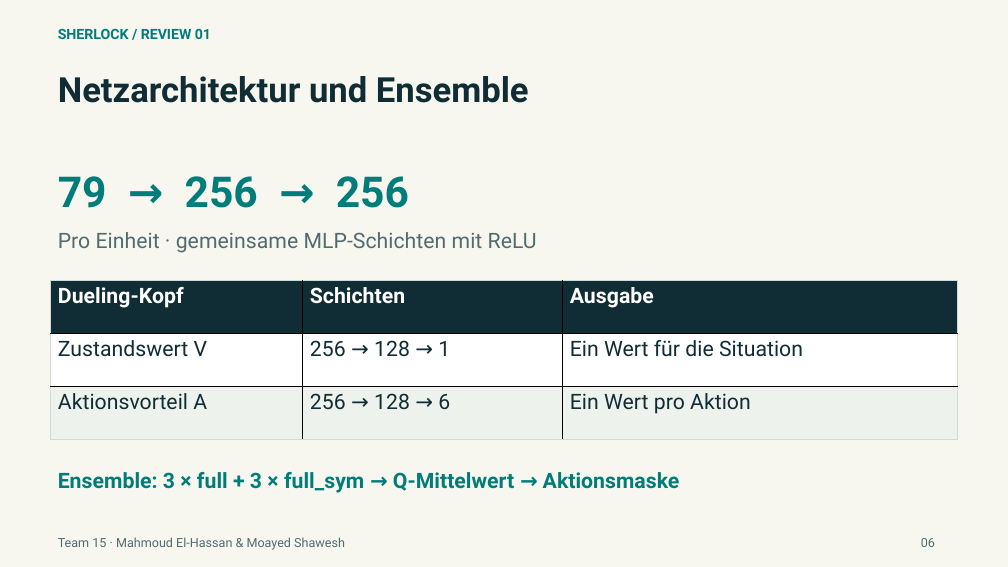
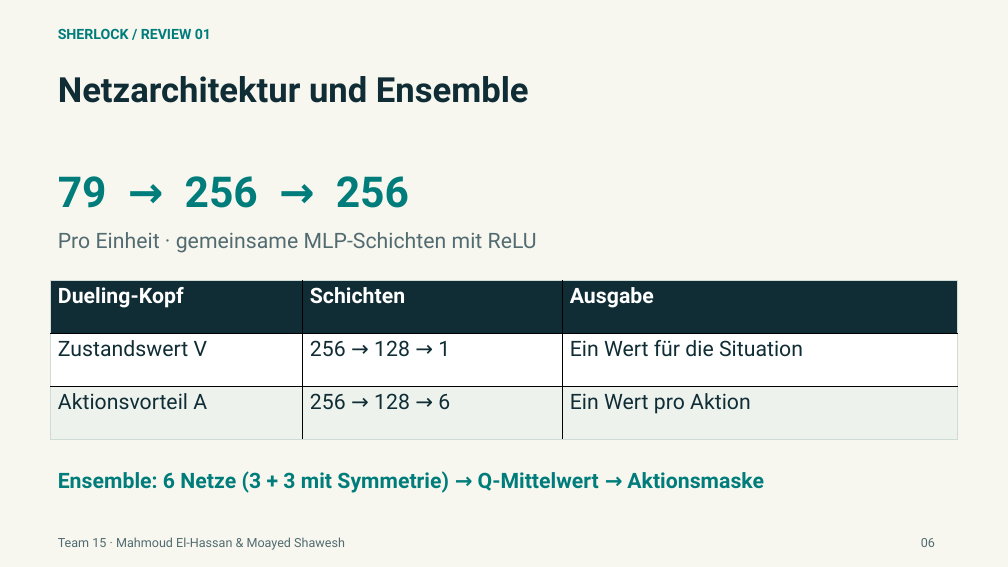
Before and after one commit to elhassanmahmoud/sherlock-luxAI-team15, a slide deck: slide 6 of docs/presentation/Sherlock_Review_16-10-2026.pptx. Drawn at 1008x567 pixels with LibreOffice and Linux fonts; fonts in the diff are those of the drawing. Boxes give left, top, right and bottom in pixels: in the first picture for what was removed or moved away, otherwise in the second. Text is boxed around its words. In the diff, an @@ line names an element or a change of style, - is before the commit and + after.

```diff
--- a/docs/presentation/Sherlock_Review_16-10-2026.pptx
+++ b/docs/presentation/Sherlock_Review_16-10-2026.pptx
@@ text at [58, 471, 764, 493]: text changed @@
-Ensemble: 3 × full + 3 × full_sym → Q-Mittelwert → Aktionsmaske
+Ensemble: 6 Netze (3 + 3 mit Symmetrie) → Q-Mittelwert → Aktionsmaske
```
Also in this commit, not shown: 3 other slides changed, 1 slide added, 11 other files.
